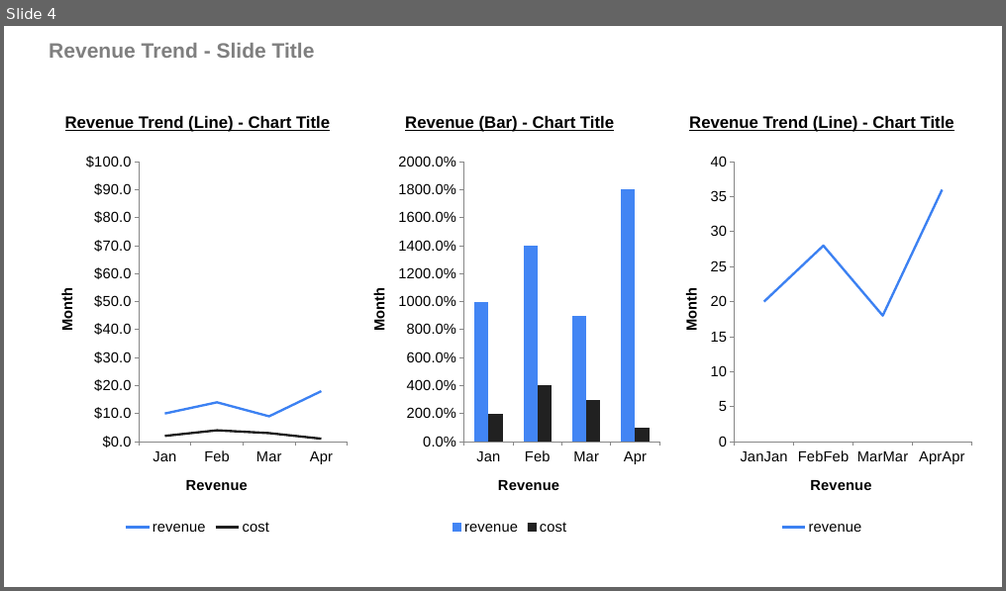
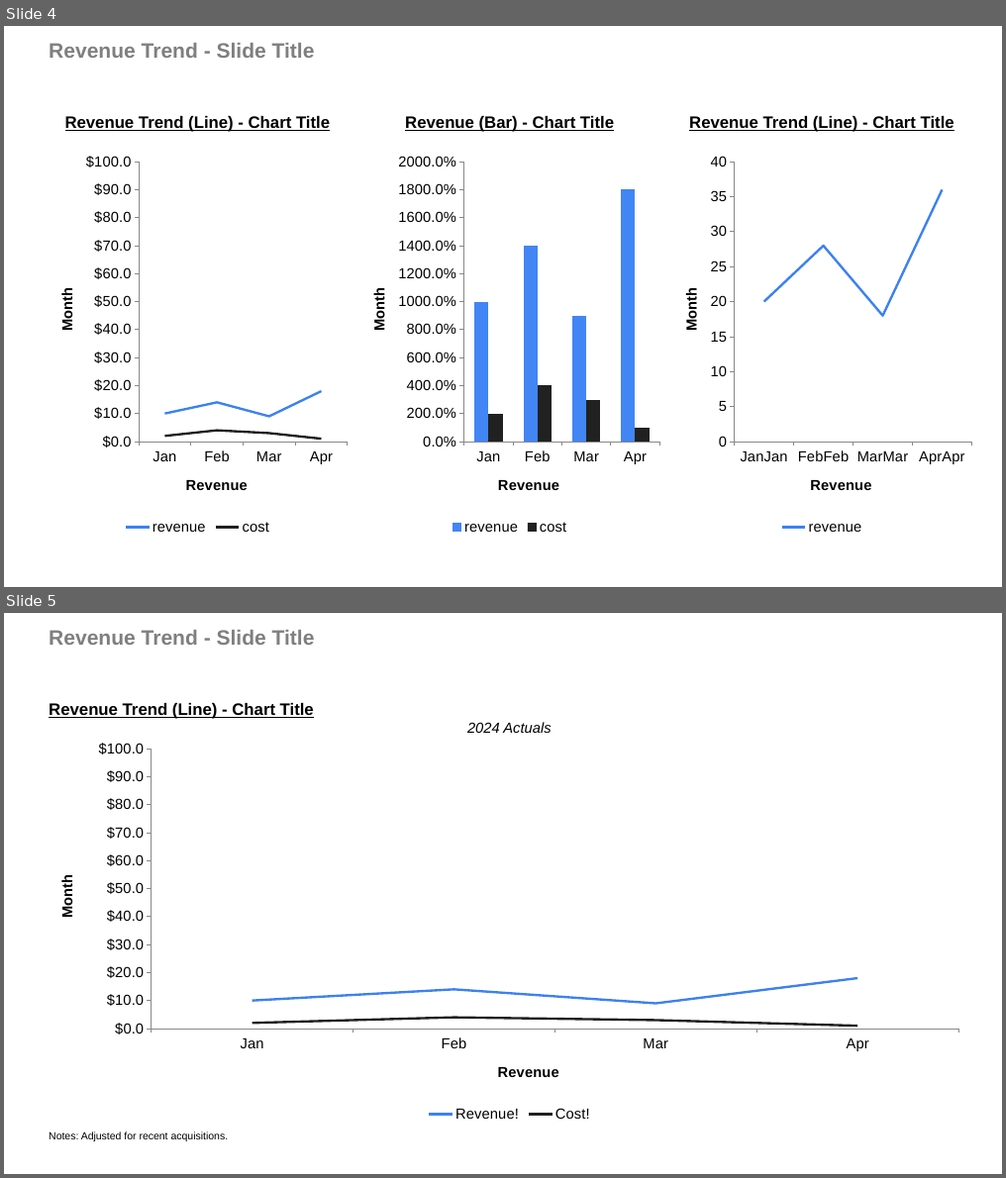
Before and after one commit to josephcobb111/deckbridge, a slide deck: notebooks/demo.pptx. Shown one above the other, each under a label of ours: slide 4 before the commit, slides 4 and 5 after it. The pictures are 1006x591 and 1006x1178 pixels, drawn with LibreOffice and Linux fonts; fonts in the diff are those of the drawing. Boxes give left, top, right and bottom in pixels: in the first picture for what was removed or moved away, otherwise in the second. Text is boxed around its words. In the diff, an @@ line names an element or a change of style, - is before the commit and + after.

```diff
--- a/notebooks/demo.pptx
+++ b/notebooks/demo.pptx
@@ slide 5 added at (x1=4, y1=613, x2=1002, y2=1174), background #FFFFFF @@
@@ text added at (x1=49, y1=630, x2=315, y2=645), 20 pt, text #7F7F7F, bold @@
+Revenue Trend - Slide Title
@@ text added at (x1=49, y1=703, x2=550, y2=733), 16 pt, text #000000, bold, underline @@
+Revenue Trend (Line) - Chart Title
+2024 Actuals
@@ line chart added at (x1=42, y1=733, x2=977, y2=1126) @@
+categories: Jan, Feb, Mar, Apr
+Revenue!: 10, 14, 9, 18
+Cost!: 2, 4, 3, 1
@@ text added at (x1=49, y1=1132, x2=229, y2=1142), 10 pt, text #000000 @@
+Notes: Adjusted for recent acquisitions.
```
Also in this commit, not shown: 4 other files.
